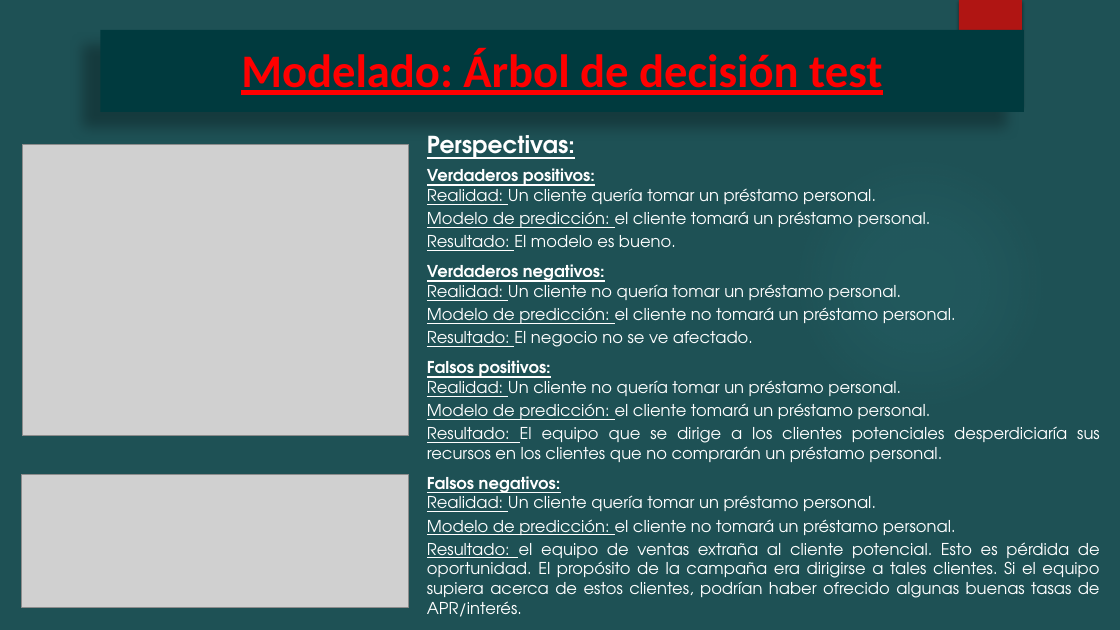
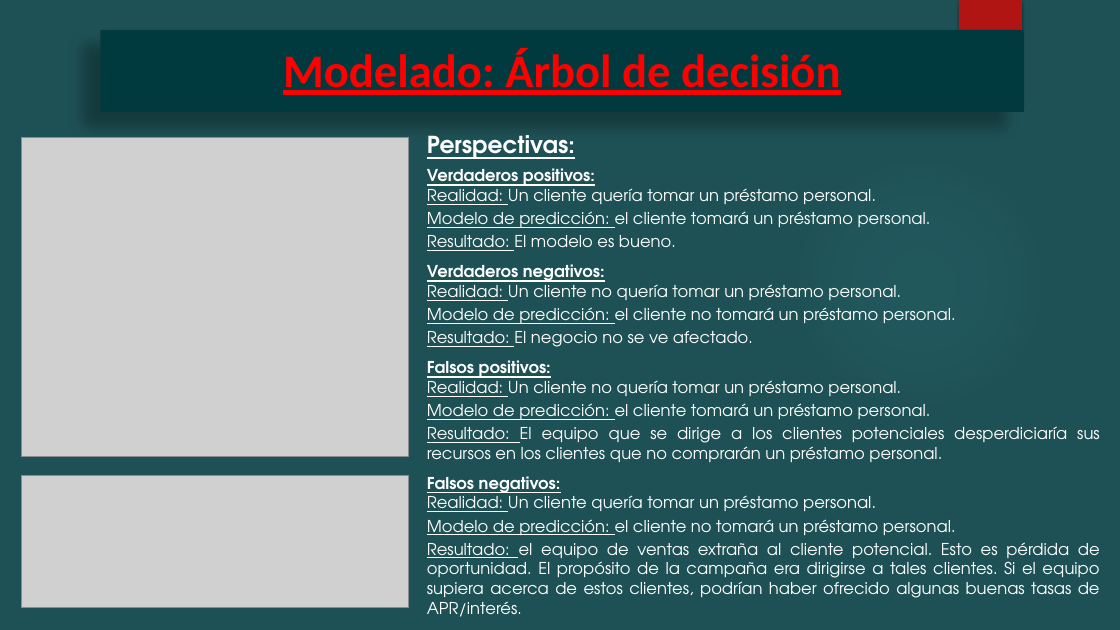
Before and after one commit to Augustobar1991/Proyecto-Coderhouse-Data-Science, a slide deck: slide 22 of Bank/Entrega/Modelado de Prestamos Personales Thera Bank.pptx (slide 20 before the commit). Drawn at 1120x630 pixels with LibreOffice and Linux fonts; fonts in the diff are those of the drawing; grey boxes stand for pictures; background and template pictures are left out. Boxes give left, top, right and bottom in pixels: in the first picture for what was removed or moved away, otherwise in the second. Text is boxed around its words. In the diff, an @@ line names an element or a change of style, - is before the commit and + after.

```diff
--- a/Bank/Entrega/Modelado de Prestamos Personales Thera Bank.pptx
+++ b/Bank/Entrega/Modelado de Prestamos Personales Thera Bank.pptx
@@ title at box(283, 48, 840, 95): text changed @@
-Modelado: Árbol de decisión test
+Modelado: Árbol de decisión
@@ picture: place and size @@
-picture at box(23, 145, 409, 436)
+picture at box(22, 138, 409, 456)
```
Also in this commit, not shown: 9 other slides changed, 15 slides added, 2 other files.
